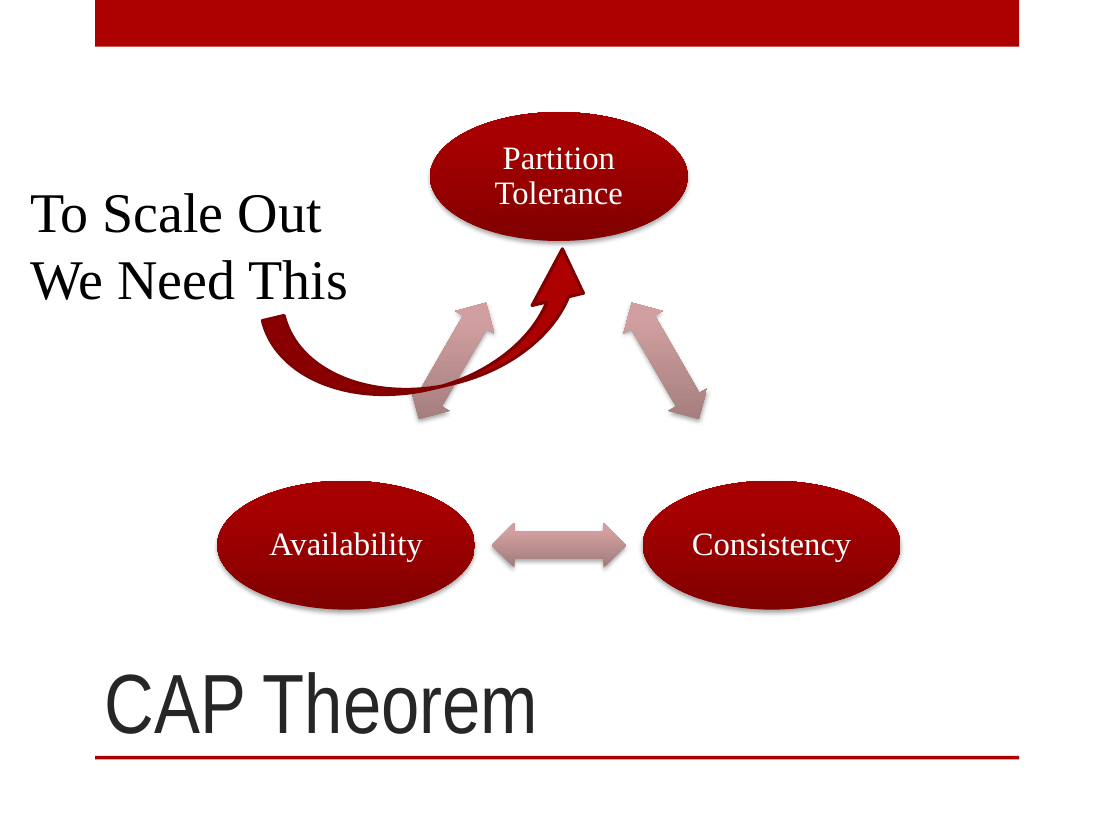
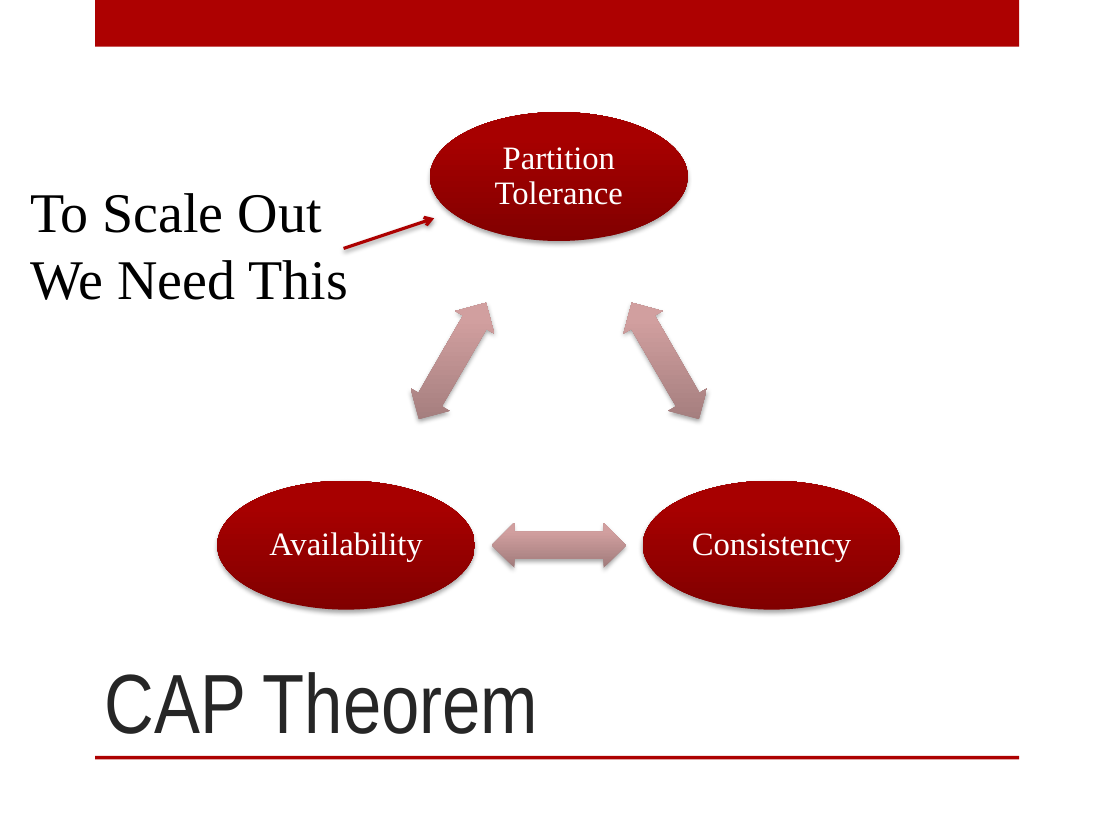
Before and after one commit to digitalBush/nosql-smackdown-talk, a slide deck: slide 20 of nosql-smackdown.pptx. Drawn at 1120x840 pixels with LibreOffice and Linux fonts; fonts in the diff are those of the drawing. Boxes give left, top, right and bottom in pixels: in the first picture for what was removed or moved away, otherwise in the second. Text is boxed around its words. In the diff, an @@ line names an element or a change of style, - is before the commit and + after.

```diff
--- a/nosql-smackdown.pptx
+++ b/nosql-smackdown.pptx
@@ arrow added from (344, 249) to (435, 218), #AD0101 2 pt @@
@@ curved down arrow removed at (262, 242, 612, 423) @@
```
Also in this commit, not shown: 7 other slides changed, 1 slide added.
